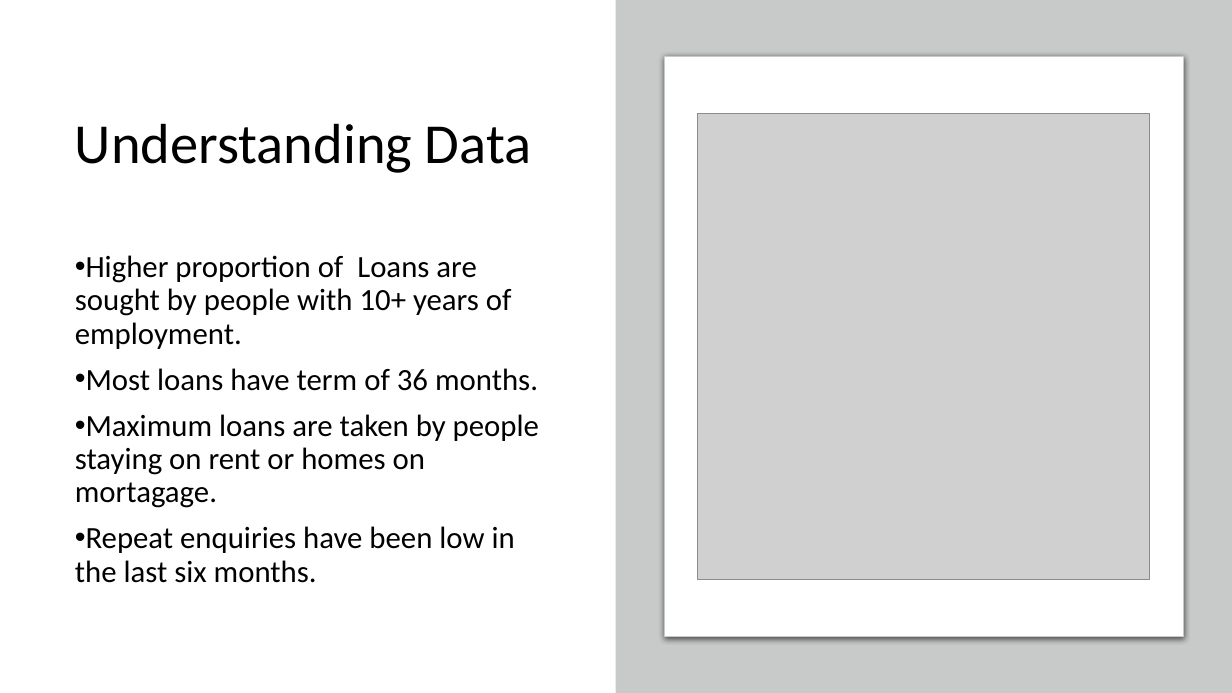
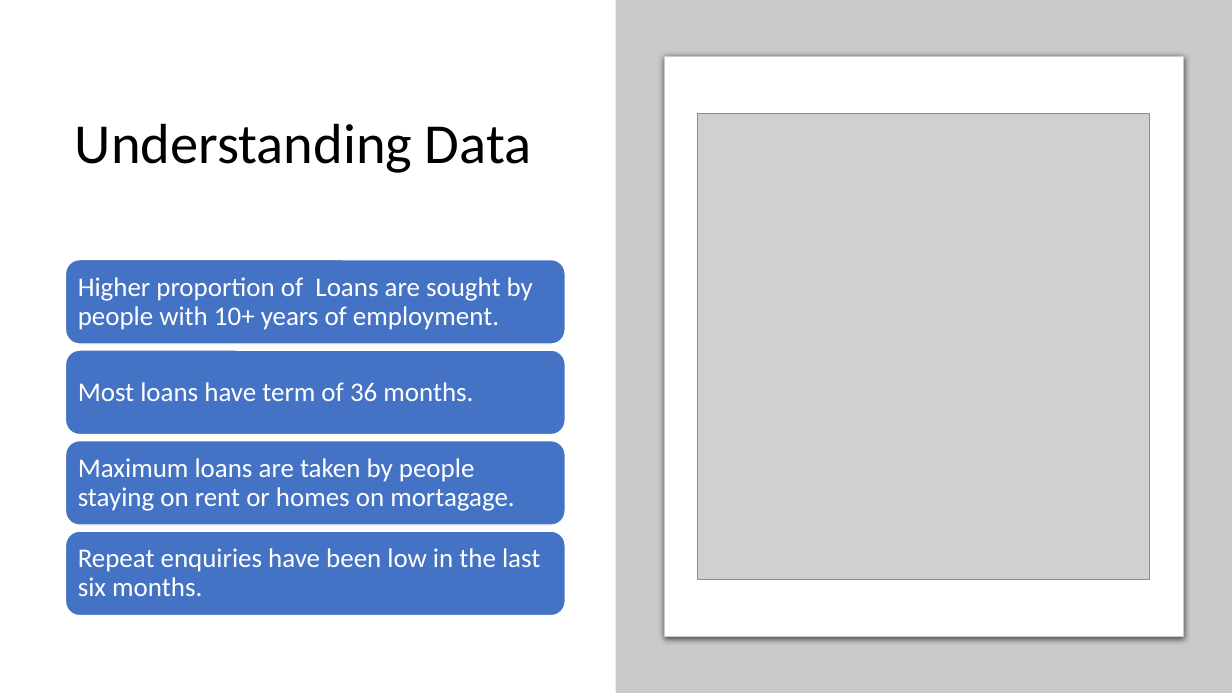
Before and after one commit to rramchan12/Lending-Club-EDA-CaseStudy, a slide deck: slide 6 of LendingClubCaseStudy.pptx. Drawn at 1232x693 pixels with LibreOffice and Linux fonts; fonts in the diff are those of the drawing; grey boxes stand for pictures; background and template pictures are left out. Boxes give left, top, right and bottom in pixels: in the first picture for what was removed or moved away, otherwise in the second. Text is boxed around its words. In the diff, an @@ line names an element or a change of style, - is before the commit and + after.

```diff
--- a/LendingClubCaseStudy.pptx
+++ b/LendingClubCaseStudy.pptx
@@ text removed at (x1=75, y1=255, x2=539, y2=583) @@
-• Higher proportion of Loans are sought by people with 10+ years of employment.
-• Most loans have term of 36 months.
-• Maximum loans are taken by people staying on rent or homes on mortagage.
-• Repeat enquiries have been low in the last six months.
@@ group added at (x1=66, y1=260, x2=566, y2=616): 4 rounded rectangles, 4 texts @@
+Higher proportion of Loans are sought by people with 10+ years of employment.
+Most loans have term of 36 months.
+Maximum loans are taken by people staying on rent or homes on mortagage.
+Repeat enquiries have been low in the last six months.
```
Also in this commit, not shown: 4 other slides changed, 8 slides added, 1 other file.
